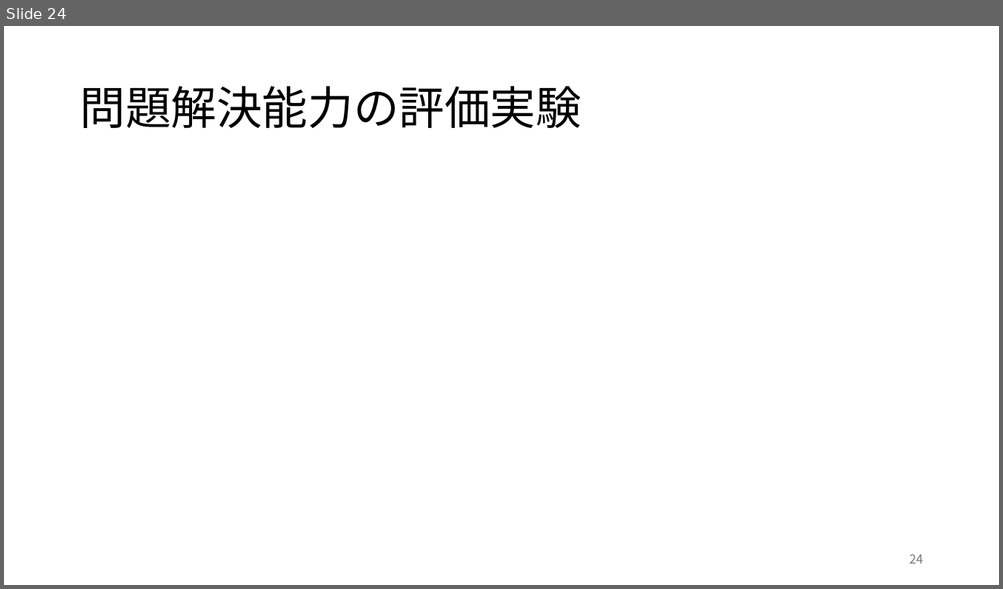
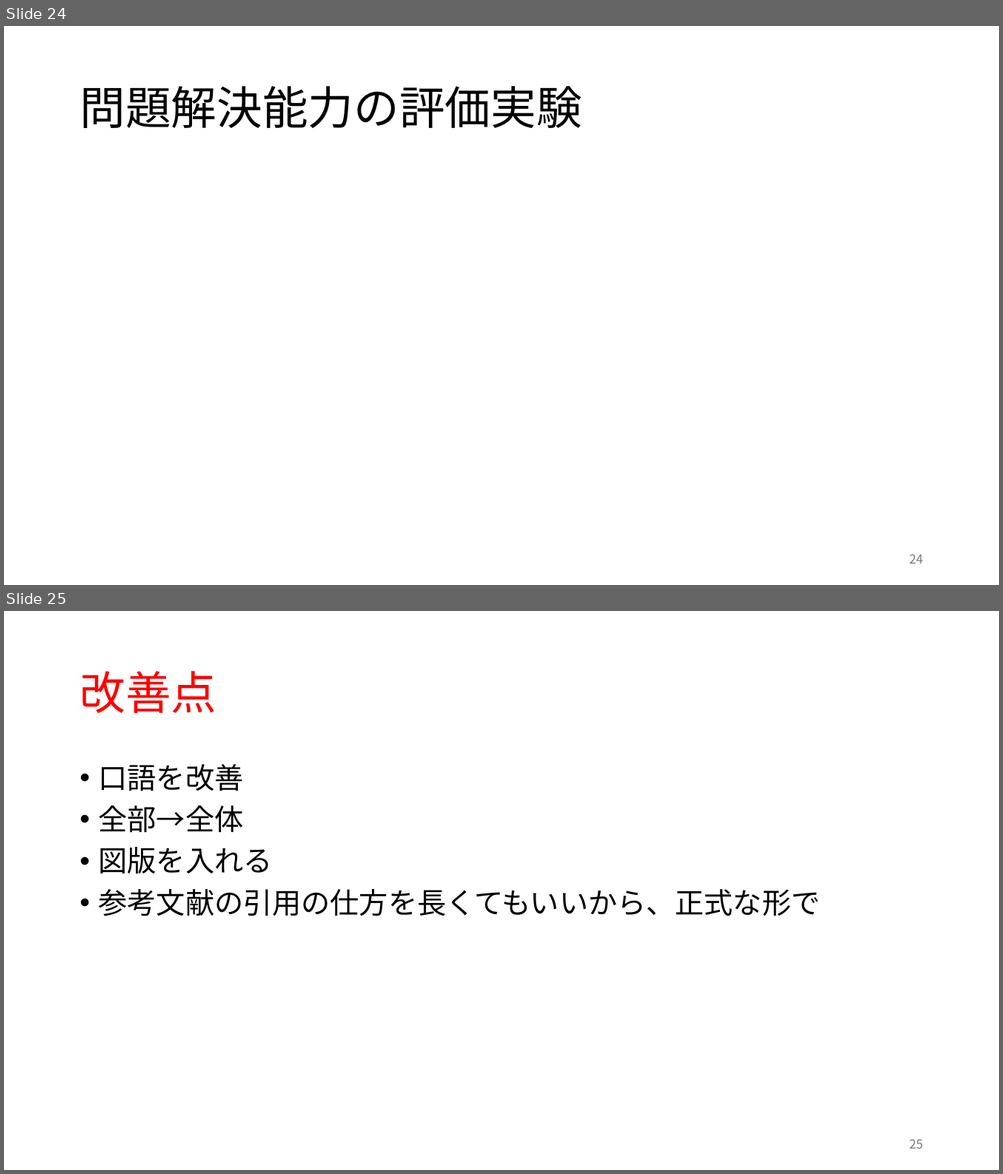
Before and after one commit to rollotea/array-task, a slide deck: 生成AIの追加学習による問題.pptx. Shown one above the other, each under a label of ours: slide 24 before the commit, slides 24 and 25 after it. The pictures are 1003x589 and 1003x1174 pixels, drawn with LibreOffice and Linux fonts; fonts in the diff are those of the drawing. Boxes give left, top, right and bottom in pixels: in the first picture for what was removed or moved away, otherwise in the second. Text is boxed around its words. In the diff, an @@ line names an element or a change of style, - is before the commit and + after.

```diff
--- a/生成AIの追加学習による問題.pptx
+++ b/生成AIの追加学習による問題.pptx
@@ slide 25 added at [4,611,999,1170], background #FFFFFF @@
@@ title added at [79,671,216,713], 44 pt, text #FF0000 @@
+改善点
@@ text added at [99,764,820,917], 28 pt, text #000000 @@
+• 口語を改善
+• 全部→全体
+• 図版を入れる
+• 参考文献の引用の仕方を長くてもいいから、正式な形で
@@ page number added at [909,1139,923,1149], 12 pt, text #797979 @@
+25
```
Also in this commit, not shown: 6 slides changed.
